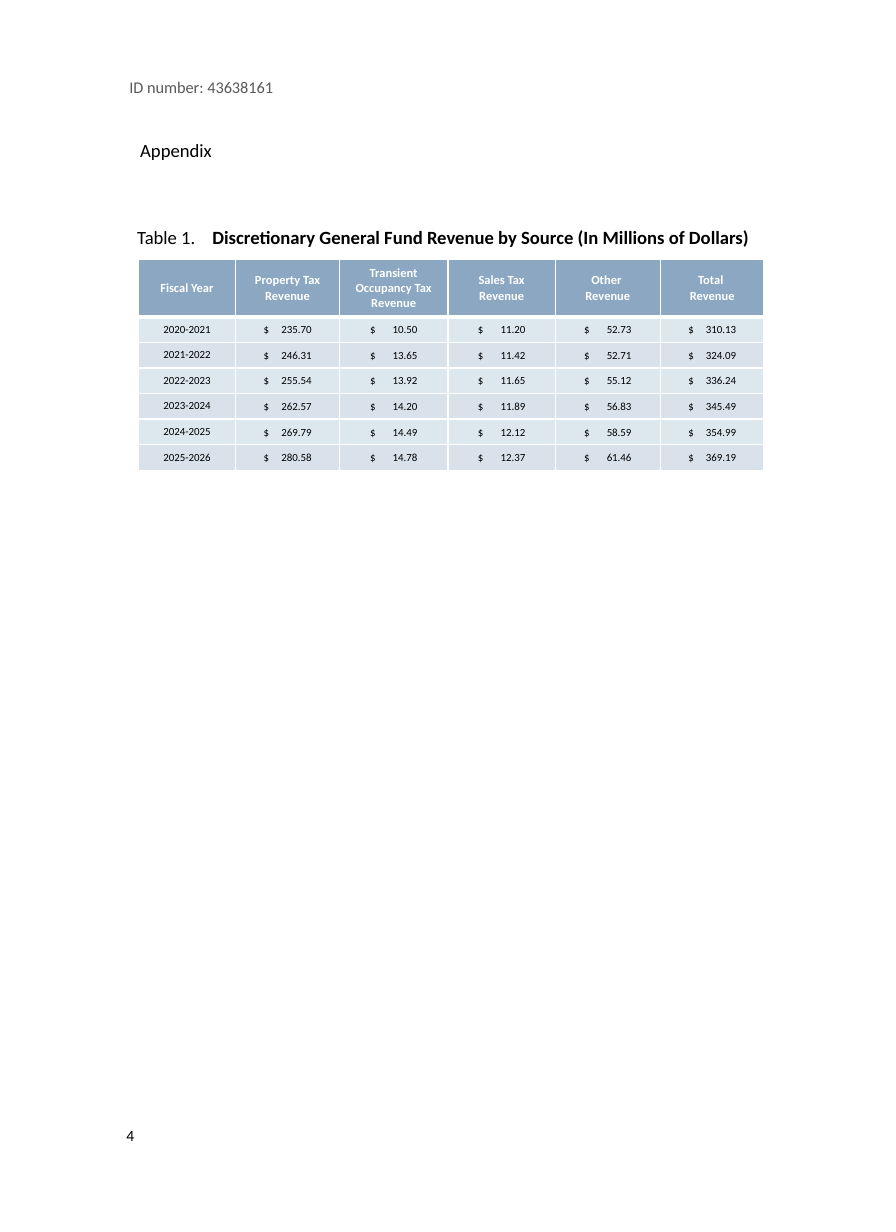
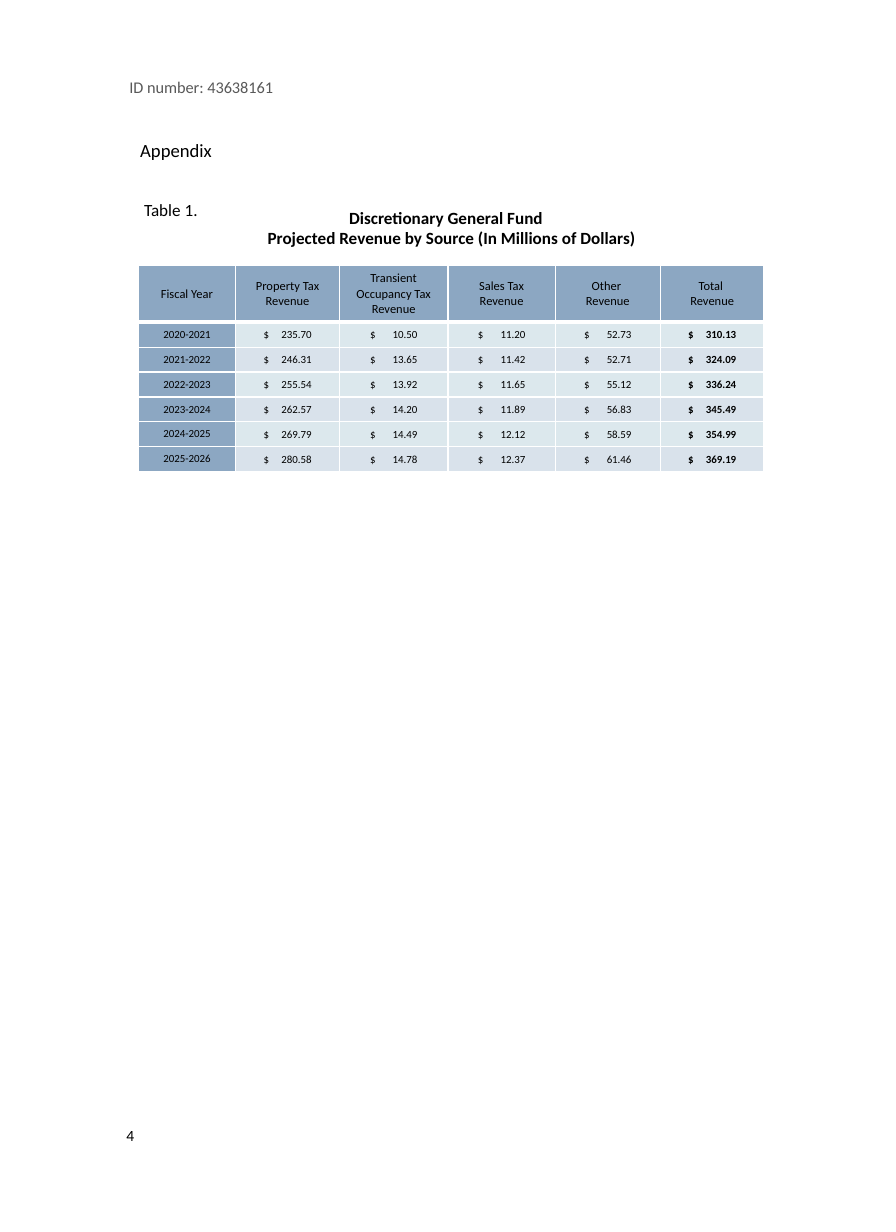
Before and after one commit to gillsarah/5yr_govt_forecast_viz, a slide deck: slide 4 of SB 5yr forecast viz -writup.pptx. Drawn at 896x1232 pixels with LibreOffice and Linux fonts; fonts in the diff are those of the drawing. Boxes give left, top, right and bottom in pixels: in the first picture for what was removed or moved away, otherwise in the second. Text is boxed around its words. In the diff, an @@ line names an element or a change of style, - is before the commit and + after.

```diff
--- a/SB 5yr forecast viz -writup.pptx
+++ b/SB 5yr forecast viz -writup.pptx
@@ text added at [144, 204, 198, 216], 11 pt, text #000000 @@
+Table 1.
@@ text at [268, 212, 635, 247]: text changed; size 12 to 11 pt @@
-Table 1. Discretionary General Fund Revenue by Source (In Millions of Dollars)
+Discretionary General Fund
+Projected Revenue by Source (In Millions of Dollars)
@@ table at [138, 265, 765, 470] @@
@@ fill #77A6BA at 25% opacity to #698CB0 at 76% opacity in 3 cells @@
@@ fill #698CB0 at 25% opacity to #698CB0 at 76% opacity in 3 cells @@
@@ text colour #FFFFFF to #000000, bold off in "Fiscal Year", "Property Tax Revenue", "Transient Occupancy Tax Revenue", "Sales Tax Revenue" and 4 more places @@
@@ bold on in "$ 310.13", "$ 324.09", "$ 336.24", "$ 345.49" and 2 more places @@
@@ table: place and size @@
-table at [138, 260, 765, 469]
+table at [138, 265, 765, 470]
```
Also in this commit, not shown: 2 other slides changed.
